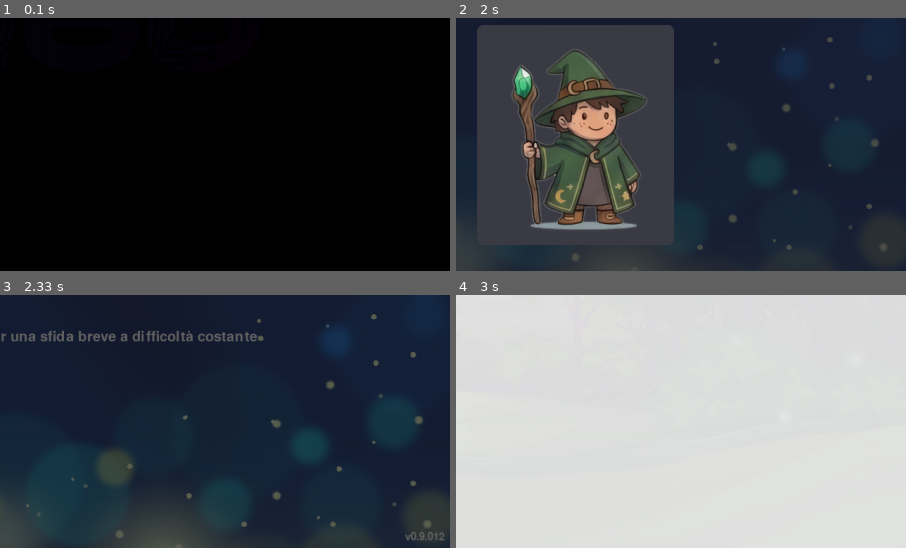
Above: before the commit, frames 1-4 (two rows, left to right).
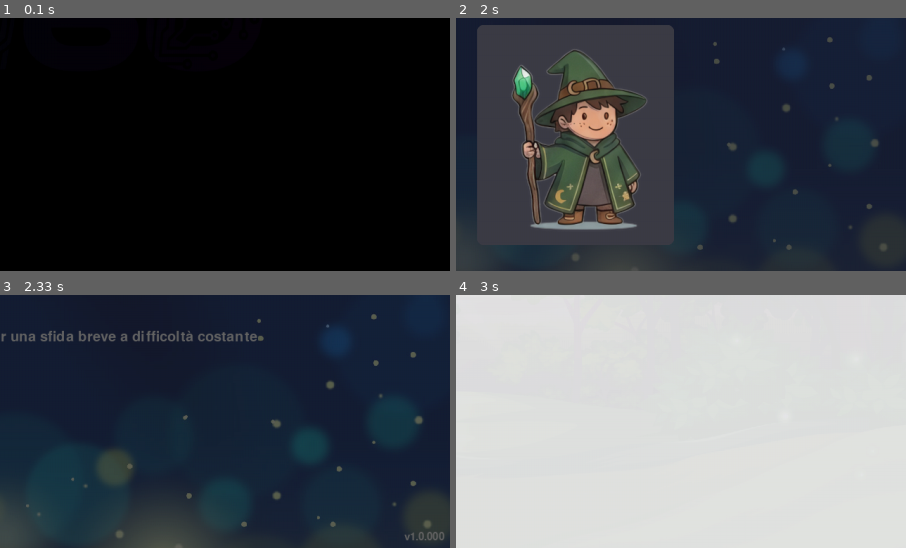
Above: after the commit, the same moments.

Repository: thefactor82/math-wizard
Game: pygame game, started from math-wizard.py
The game is run twice, just before and just after one commit, with the same random seed, the same clock (stepped at 60 frames per second) and the same inputs.
Inputs (mouse positions are % of the whole screen's width and height, from its top left):
- Up to frame 1 (0.1 s): no input
- Up to frame 2 (2 s): hold Right 0.33-0.8 s; hold Up 0.88-1.18 s; move the mouse to (46, 54) at 0.92 s; click "Nuovo profilo" at 1.27 s; type "an" at 1.55 s; type "n" at 1.75 s; tap Enter at 1.88 s
- Up to frame 3 (2.33 s): click (37, 73) at 2.1 s
- Up to frame 4 (3 s): tap 1 at 2.38 s; tap Enter at 2.72 s
The pictures show only the part of the screen within x 50-100%, y 50-100%; the shares and areas given below are measured in that part.

Frames 1-2 are identical in both runs. In frame 3, less than 0.1% of the frame differs, in the area x 90-99%, y 93-97%; in frame 4, nothing differs.

Commit message:
1.0.000 - Major bump: story.json complete

Diff:
--- a/math-wizard.py
+++ b/math-wizard.py
@@ -500,7 +500,7 @@
         self .story_idx =0
         self .num_story_levels =sum (1 for e in self .story_entries if e .get ("tipo")=="livello")
 
-        self .version ="0.9.012"
+        self .version ="1.0.000"
 
         self .profiles =[]
         self .current_profile =""
